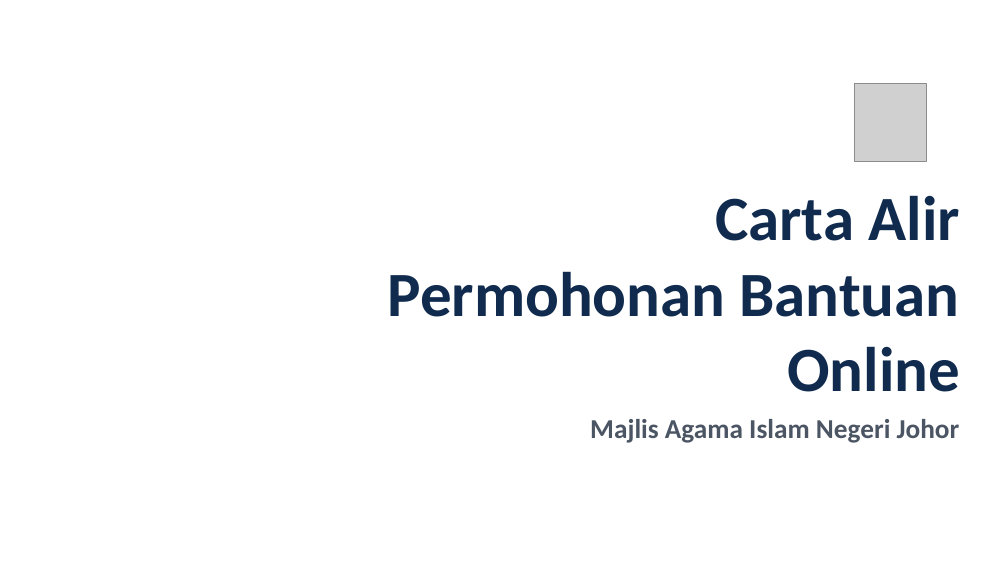
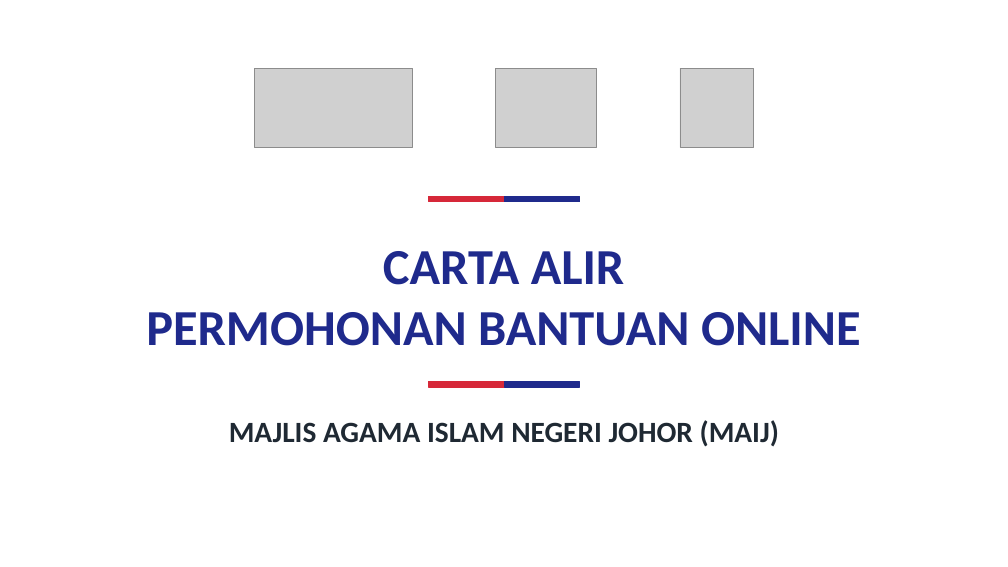
Before and after one commit to nawaljoe/Nawal, a slide deck: slide 1 of maij/Carta_Alir_MAIJ_Gaya_Asal.pptx. Drawn at 1008x567 pixels with LibreOffice and Linux fonts; fonts in the diff are those of the drawing; grey boxes stand for pictures. Boxes give left, top, right and bottom in pixels: in the first picture for what was removed or moved away, otherwise in the second. Text is boxed around its words. In the diff, an @@ line names an element or a change of style, - is before the commit and + after.

```diff
--- a/maij/Carta_Alir_MAIJ_Gaya_Asal.pptx
+++ b/maij/Carta_Alir_MAIJ_Gaya_Asal.pptx
@@ picture added at (254, 68, 413, 147) @@
@@ picture added at (496, 68, 597, 147) @@
@@ picture added at (680, 68, 754, 147) @@
@@ picture removed at (854, 83, 926, 161) @@
@@ rectangle added at (429, 197, 504, 202), fill #D62839, outline #D62839 1 pt @@
@@ rectangle added at (504, 197, 580, 202), fill #1F2A8C, outline #1F2A8C 1 pt @@
@@ text at (146, 251, 861, 346): text changed; size 60 to 48 pt; text colour #102B4E to #1F2A8C @@
-Carta Alir
-Permohonan Bantuan
-Online
+CARTA ALIR
+PERMOHONAN BANTUAN ONLINE
@@ rectangle added at (429, 382, 504, 387), fill #D62839, outline #D62839 1 pt @@
@@ rectangle added at (504, 382, 580, 387), fill #1F2A8C, outline #1F2A8C 1 pt @@
@@ text at (229, 420, 779, 447): text changed; size 26 to 28 pt; text colour #4B5563 to #1F2933 @@
-Majlis Agama Islam Negeri Johor
+MAJLIS AGAMA ISLAM NEGERI JOHOR (MAIJ)
```
